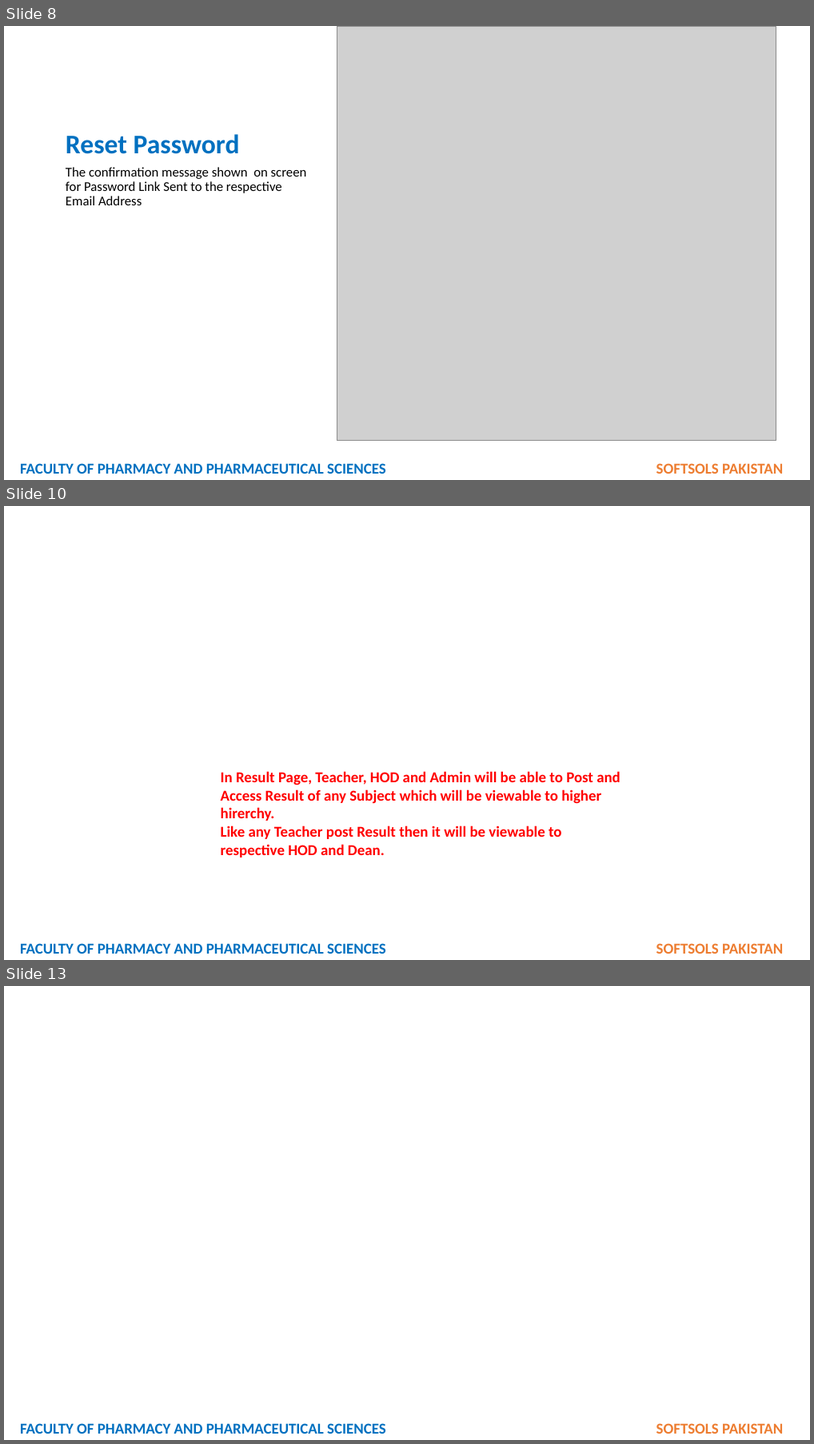
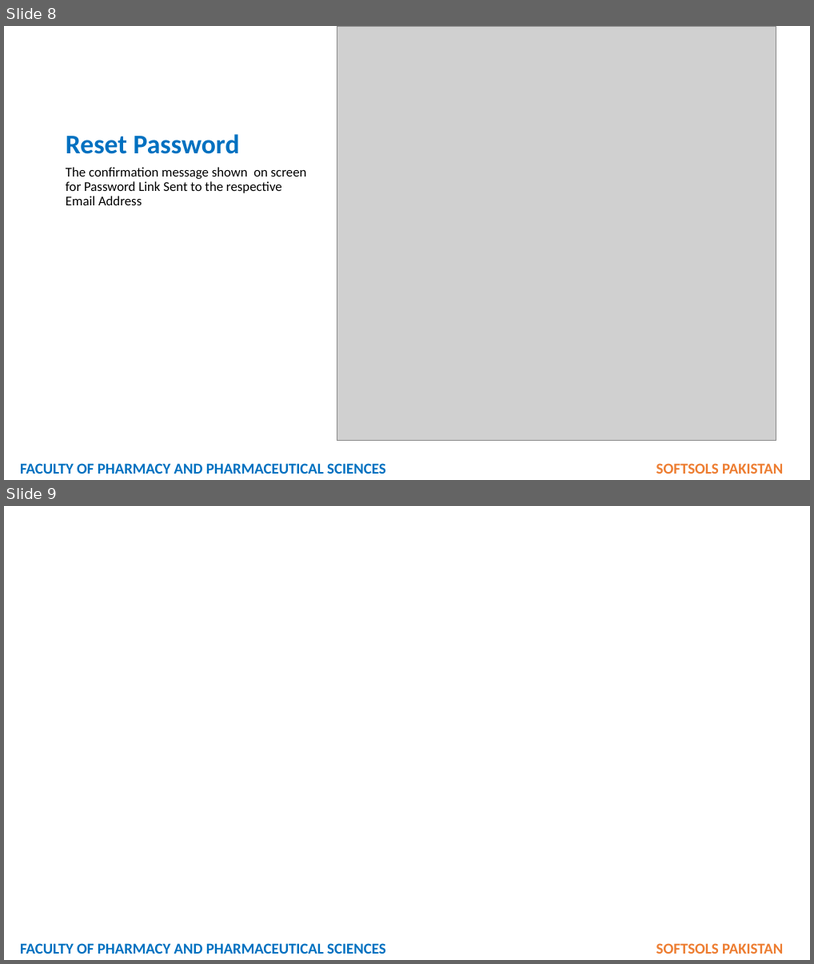
Before and after one commit to softsolspk1/fop, a slide deck: STUDENT REGISTRATION.pptx. Shown one above the other, each under a label of ours: slides 8, 10 and 13 before the commit, slides 8 and 9 after it; the slides between them are not shown. The pictures are 814x1444 and 814x964 pixels, drawn with LibreOffice and Linux fonts; fonts in the diff are those of the drawing; grey boxes stand for pictures; background and template pictures are left out. Boxes give left, top, right and bottom in pixels: in the first picture for what was removed or moved away, otherwise in the second. Text is boxed around its words. In the diff, an @@ line names an element or a change of style, - is before the commit and + after.

```diff
--- a/STUDENT REGISTRATION.pptx
+++ b/STUDENT REGISTRATION.pptx
@@ slide 10 removed at [4,506,810,960], background picture (left out) @@
@@ text removed at [221,771,621,857] @@
-In Result Page, Teacher, HOD and Admin will be able to Post and Access Result of any Subject which will be viewable to higher hirerchy.
-Like any Teacher post Result then it will be viewable to respective HOD and Dean.
@@ text removed at [20,943,783,953] @@
-FACULTY OF PHARMACY AND PHARMACEUTICAL SCIENCES SOFTSOLS PAKISTAN
@@ what was slide 13 is now slide 9 @@
```
Also in this commit, not shown: 3 other slides removed, 2 other files.
